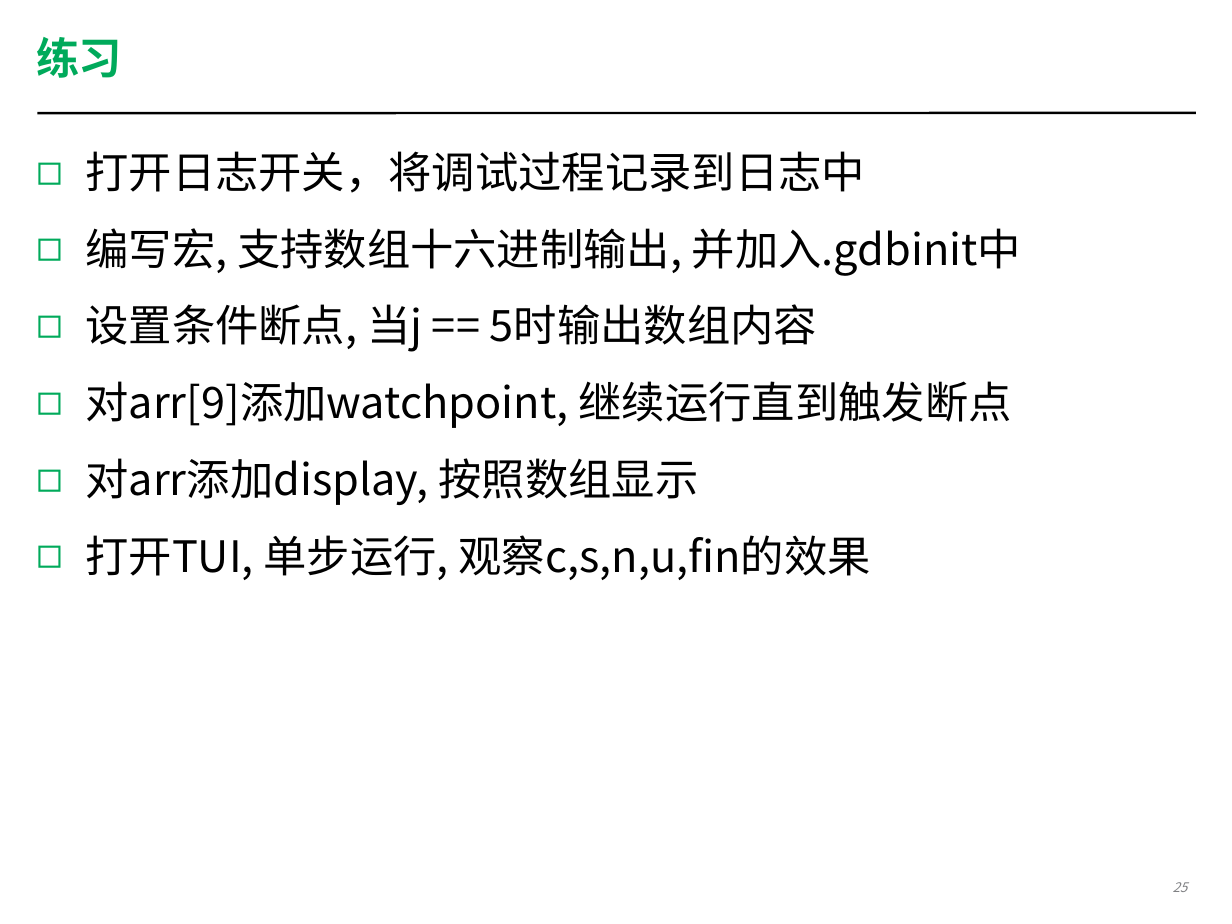
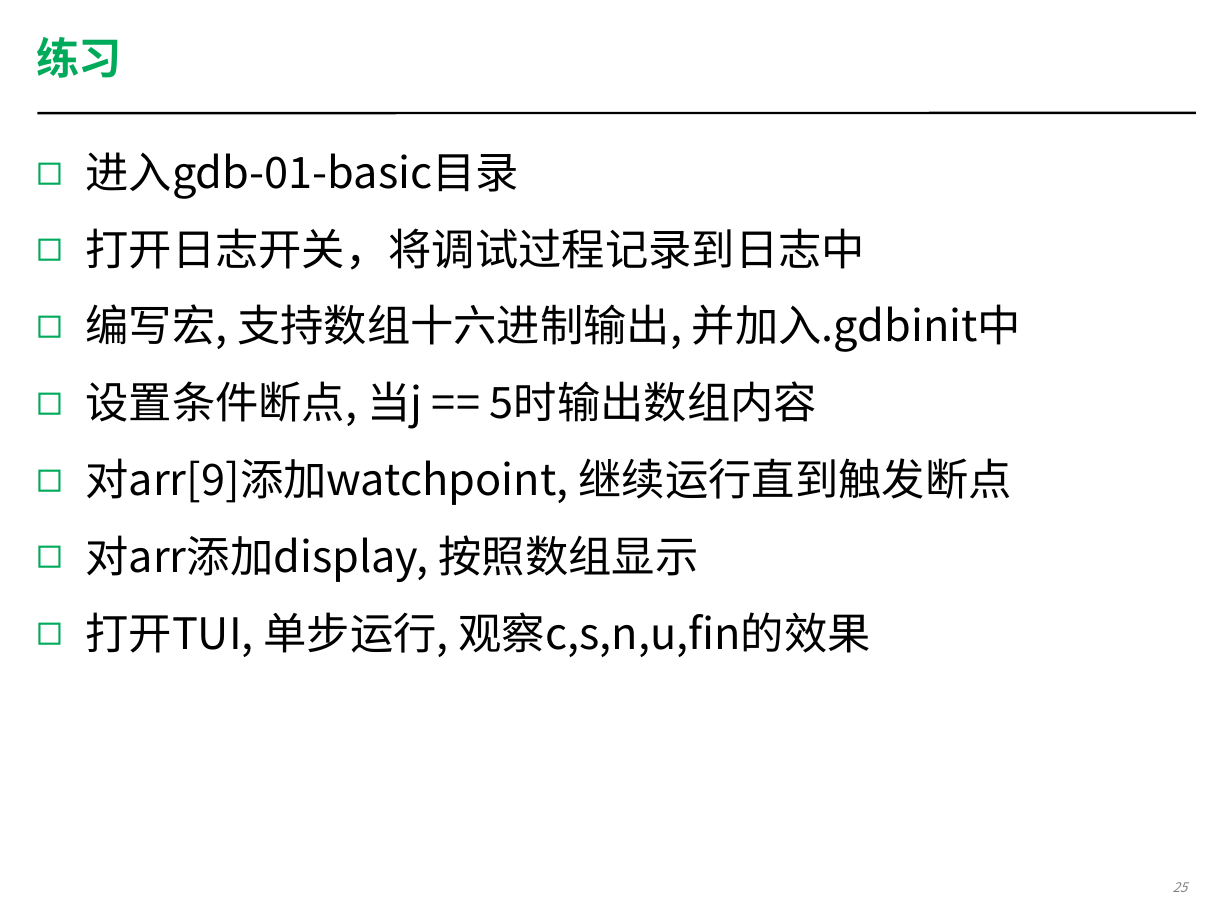
Before and after one commit to coney/c-training, a slide deck: slide 25 of Debug/session1/Debugging Workshop 1.pptx. Drawn at 1232x924 pixels with LibreOffice and Linux fonts; fonts in the diff are those of the drawing. Boxes give left, top, right and bottom in pixels: in the first picture for what was removed or moved away, otherwise in the second. Text is boxed around its words. In the diff, an @@ line names an element or a change of style, - is before the commit and + after.

```diff
--- a/Debug/session1/Debugging Workshop 1.pptx
+++ b/Debug/session1/Debugging Workshop 1.pptx
@@ text at box(85, 152, 519, 199): paragraph added @@
+◻ 进入gdb-01-basic目录
```
Also in this commit, not shown: 3 other files.
